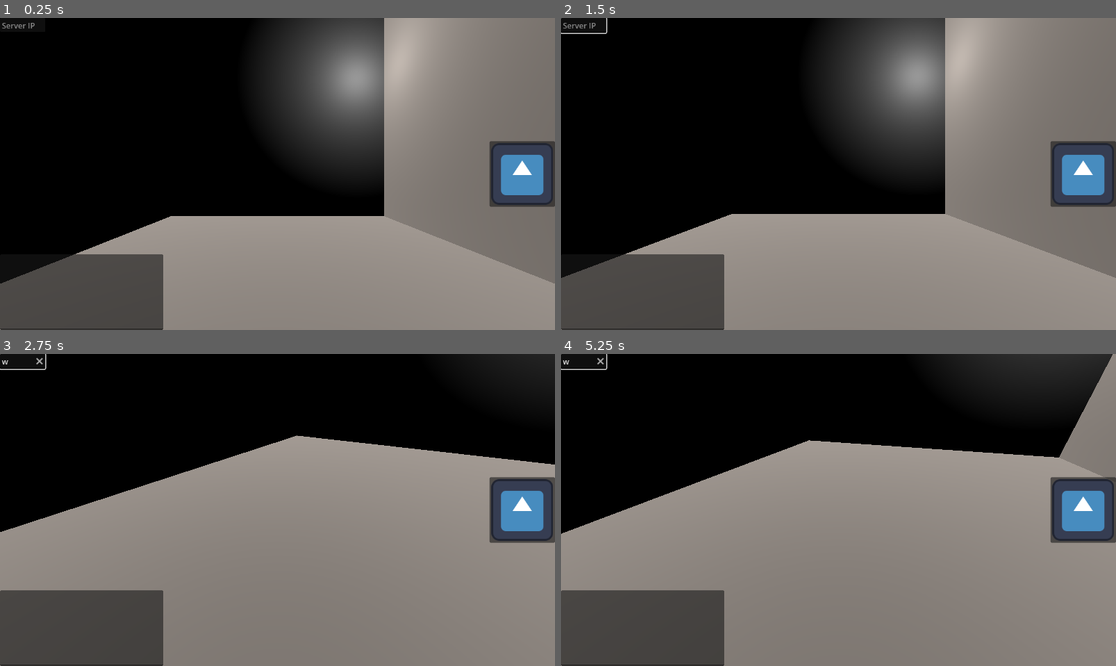
Above: before the commit, frames 1-4 (two rows, left to right).
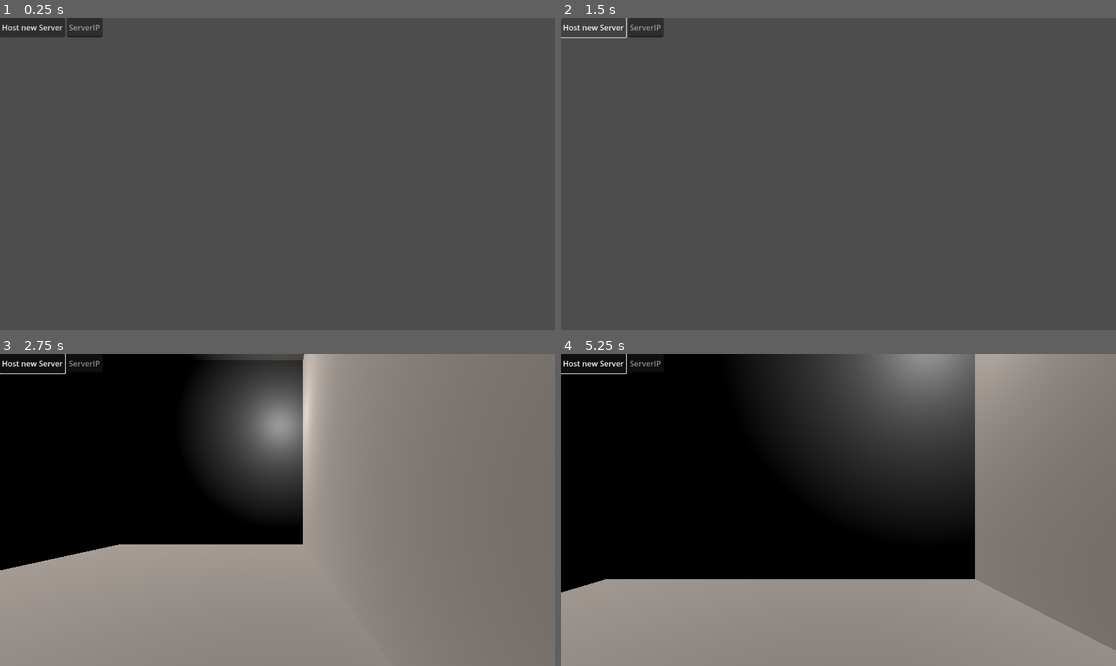
Above: after the commit, the same moments.

Repository: rshchekotov/MazeShiftMayhem
Game: Godot game, scene res://Scenes/main.tscn
Same seed, same stepped clock (60 frames per second), same inputs: the game is played once before the commit and once after it. The engine's default icon, where the game draws it, is replaced by a stand-in: a white triangle on a blue panel in a dark square.
Inputs (mouse positions are in pixels of both pictures, inside the frame that each line leads up to):
- Up to frame 1 (0.25 s): no input
- Up to frame 2 (1.5 s): click (1082, 174) at 0.52 s; click (594, 27) at 1.25 s, where only the run after the commit has a clickable "Host new Server"
- Up to frame 3 (2.75 s): move the mouse to (305, 510) at 2.02 s; hold W (player_forward, bound only after the commit) from 2.03 s (still down); tap Home (ui_home) at 2.1 s
- Up to frame 4 (5.25 s): keep holding W (player_forward, bound only after the commit); move the mouse to (810, 510) at 2.77 s; tap Home (ui_home) every 0.75 s from 2.85 to 5.1 s; move the mouse to (849, 503) at 3.52 s; move the mouse to (832, 516) at 4.27 s; move the mouse to (877, 513) at 5.02 s

The runs differ from the first frame. In frame 1, 88% of the frame differs, in the area x 0-100%, y 0-100%; in frame 2, 88%; in frame 3, 48%; in frame 4, 57%.

Commit message:
add multiplayer syncronisation for players controlling different bodies
-add new ui befor connecting to the server
-add new scene "multiplayer_core" that synchronises players and scenes between different clients
-change player input binding to use "wasd"

Diff:
--- /dev/null
+++ b/Scenes/Level.gd
@@ -0,0 +1,45 @@
+# level.gd
+extends Node3D
+
+const SPAWN_RANDOM := 5.0
+
+func _ready():
+	# We only need to spawn players on the server.
+	if not multiplayer.is_server():
+		return
+
+	multiplayer.peer_connected.connect(add_player)
+	multiplayer.peer_disconnected.connect(del_player)
+
+	# Spawn already connected players.
+	for id in multiplayer.get_peers():
+		add_player(id)
+
+	# Spawn the local player unless this is a dedicated server export.
+	if not OS.has_feature("dedicated_server"):
+		add_player(1)
+
+
+func _exit_tree():
+	if not multiplayer.is_server():
+		return
+	multiplayer.peer_connected.disconnect(add_player)
+	multiplayer.peer_disconnected.disconnect(del_player)
+
+
+func add_player(id: int):
+	var character = preload("res://Scenes/multi_player.tscn").instantiate()
+	# Set player id.
+	print(id)
+	character.player = id
+	# Randomize character position.
+	var pos := Vector2.from_angle(randf() * 2 * PI)
+	character.position = Vector3(pos.x * SPAWN_RANDOM * randf(), 0, pos.y * SPAWN_RANDOM * randf())
+	character.name = str(id)
+	$Players.add_child(character, true)
+
+
+func del_player(id: int):
+	if not $Players.has_node(str(id)):
+		return
+	$Players.get_node(str(id)).queue_free()
--- a/Scenes/main.tscn
+++ b/Scenes/main.tscn
@@ -1,14 +1,7 @@
-[gd_scene load_steps=4 format=3 uid="uid://dueu2e6asiwww"]
+[gd_scene load_steps=2 format=3 uid="uid://dueu2e6asiwww"]
 
-[ext_resource type="PackedScene" uid="uid://c4qvums6vbo0l" path="res://Scenes/server_ui.tscn" id="1_b8lj2"]
-[ext_resource type="PackedScene" uid="uid://d3u72xr35r4eu" path="res://Scenes/map.tscn" id="2_4hheg"]
-[ext_resource type="PackedScene" uid="uid://bp1idjs03xumg" path="res://Scenes/player.tscn" id="3_0l61i"]
+[ext_resource type="PackedScene" uid="uid://dcqh4twoh35ac" path="res://Scenes/multiplayer_core.tscn" id="1_3n2df"]
 
 [node name="Main" type="Node"]
 
-[node name="Server_UI" parent="." instance=ExtResource("1_b8lj2")]
-
-[node name="Map" parent="." instance=ExtResource("2_4hheg")]
-
-[node name="Player" parent="." instance=ExtResource("3_0l61i")]
-transform = Transform3D(1, 0, -1.74846e-07, 0, 1, 0, 1.74846e-07, 0, 1, 2.63723, 0.409313, 0)
+[node name="MultiplayerCore" parent="." instance=ExtResource("1_3n2df")]
--- a/Scenes/map.tscn
+++ b/Scenes/map.tscn
@@ -1,4 +1,6 @@
-[gd_scene load_steps=10 format=3 uid="uid://d3u72xr35r4eu"]
+[gd_scene load_steps=11 format=3 uid="uid://d3u72xr35r4eu"]
+
+[ext_resource type="Script" path="res://Scenes/Level.gd" id="1_p1r78"]
 
 [sub_resource type="ORMMaterial3D" id="ORMMaterial3D_d4cgq"]
 albedo_color = Color(0.945098, 0.898039, 0.858824, 1)
@@ -29,6 +31,7 @@
 data = PackedVector3Array(4, 0, 4, -4, 0, 4, 4, 0, -4, -4, 0, 4, -4, 0, -4, 4, 0, -4)
 
 [node name="Map" type="Node3D"]
+script = ExtResource("1_p1r78")
 
 [node name="DirectionalLight3D" type="DirectionalLight3D" parent="."]
 transform = Transform3D(1, 0, 0, 0, 0.53131, 0.847178, 0, -0.847178, 0.53131, 0, 4.21622, 1.71596)
@@ -93,3 +96,10 @@
 
 [node name="OmniLight3D" type="OmniLight3D" parent="."]
 transform = Transform3D(1, 0, 0, 0, 1, 0, 0, 0, 1, -4, 5.22147, -3)
+
+[node name="Players" type="Node3D" parent="."]
+
+[node name="MultiplayerSpawner2" type="MultiplayerSpawner" parent="."]
+_spawnable_scenes = PackedStringArray("res://Scenes/multi_player.tscn")
+spawn_path = NodePath("../Players")
+spawn_limit = 4
--- /dev/null
+++ b/Scenes/multi_player.tscn
@@ -0,0 +1,49 @@
+[gd_scene load_steps=7 format=3 uid="uid://dk3dtwboaj7j8"]
+
+[ext_resource type="Script" path="res://Scripts/multi_player_movement.gd" id="1_3yipb"]
+[ext_resource type="Script" path="res://Scripts/InputSynchronizer.gd" id="2_q3is5"]
+
+[sub_resource type="SceneReplicationConfig" id="SceneReplicationConfig_k8qj5"]
+properties/0/path = NodePath("CharacterBody3D:position")
+properties/0/spawn = true
+properties/0/replication_mode = 1
+properties/1/path = NodePath("CharacterBody3D:rotation")
+properties/1/spawn = true
+properties/1/replication_mode = 1
+properties/2/path = NodePath("CharacterBody3D:velocity")
+properties/2/spawn = true
+properties/2/replication_mode = 1
+
+[sub_resource type="SceneReplicationConfig" id="SceneReplicationConfig_vog36"]
+properties/0/path = NodePath("InputSynchronizer:direction")
+properties/0/spawn = true
+properties/0/replication_mode = 1
+
+[sub_resource type="CapsuleMesh" id="CapsuleMesh_hd1be"]
+
+[sub_resource type="CapsuleShape3D" id="CapsuleShape3D_71elm"]
+
+[node name="MultiPlayer" type="CharacterBody3D"]
+script = ExtResource("1_3yipb")
+
+[node name="MultiplayerSynchronizer" type="MultiplayerSynchronizer" parent="."]
+root_path = NodePath("../..")
+replication_config = SubResource("SceneReplicationConfig_k8qj5")
+
+[node name="InputSynchronizer" type="MultiplayerSynchronizer" parent="."]
+root_path = NodePath("../..")
+replication_config = SubResource("SceneReplicationConfig_vog36")
+script = ExtResource("2_q3is5")
+
+[node name="MeshInstance3D" type="MeshInstance3D" parent="."]
+transform = Transform3D(1, 0, 0, 0, 1, 0, 0, 0, 1, 0, 1, 0)
+mesh = SubResource("CapsuleMesh_hd1be")
+
+[node name="CollisionShape3D" type="CollisionShape3D" parent="."]
+transform = Transform3D(1, 0, 0, 0, 1, 0, 0, 0, 1, 0, 1, 0)
+shape = SubResource("CapsuleShape3D_71elm")
+
+[node name="Neck" type="Node3D" parent="."]
+transform = Transform3D(-4.37114e-08, 0, 1, 0, 1, 0, -1, 0, -4.37114e-08, 0, 1.5, 0)
+
+[node name="Camera3D" type="Camera3D" parent="Neck"]
--- /dev/null
+++ b/Scenes/multiplayer_core.tscn
@@ -0,0 +1,41 @@
+[gd_scene load_steps=2 format=3 uid="uid://dcqh4twoh35ac"]
+
+[ext_resource type="Script" path="res://Scripts/multiplayer_core.gd" id="1_3vd5i"]
+
+[node name="MultiplayerCore" type="Node"]
+process_mode = 3
+script = ExtResource("1_3vd5i")
+
+[node name="Level" type="Node" parent="."]
+process_mode = 1
+
+[node name="MultiplayerSpawner" type="MultiplayerSpawner" parent="."]
+process_mode = 1
+_spawnable_scenes = PackedStringArray("res://Scenes/map.tscn")
+spawn_path = NodePath("../Level")
+spawn_limit = 1
+
+[node name="UI" type="Control" parent="."]
+process_mode = 3
+layout_mode = 3
+anchors_preset = 0
+offset_right = 40.0
+offset_bottom = 40.0
+mouse_filter = 2
+
+[node name="HBoxContainer" type="HBoxContainer" parent="UI"]
+layout_mode = 0
+offset_right = 40.0
+offset_bottom = 40.0
+
+[node name="Host" type="Button" parent="UI/HBoxContainer"]
+layout_mode = 2
+text = "Host new Server"
+
+[node name="ServerIP" type="LineEdit" parent="UI/HBoxContainer"]
+layout_mode = 2
+placeholder_text = "ServerIP"
+expand_to_text_length = true
+
+[connection signal="pressed" from="UI/HBoxContainer/Host" to="." method="_on_host_pressed"]
+[connection signal="text_submitted" from="UI/HBoxContainer/ServerIP" to="." method="_on_server_ip_text_submitted"]
--- /dev/null
+++ b/Scenes/multiplayer_setup_ui.tscn
@@ -0,0 +1,29 @@
+[gd_scene format=3 uid="uid://cuts81v7pmp1w"]
+
+[node name="MultiplayerSetupUI" type="Control"]
+layout_mode = 3
+anchors_preset = 15
+anchor_right = 1.0
+anchor_bottom = 1.0
+grow_horizontal = 2
+grow_vertical = 2
+
+[node name="HBoxContainer" type="HBoxContainer" parent="."]
+layout_mode = 0
+offset_right = 181.0
+offset_bottom = 40.0
+
+[node name="Button" type="Button" parent="HBoxContainer"]
+layout_mode = 2
+mouse_filter = 1
+action_mode = 0
+text = "Host new Server"
+
+[node name="LineEdit" type="LineEdit" parent="HBoxContainer"]
+layout_mode = 2
+mouse_filter = 1
+placeholder_text = "Connect to server IP"
+max_length = 100
+expand_to_text_length = true
+virtual_keyboard_enabled = false
+clear_button_enabled = true
--- /dev/null
+++ b/Scripts/InputSynchronizer.gd
@@ -0,0 +1,23 @@
+extends MultiplayerSynchronizer
+
+@export var jumping := false
+
+# Synchronized property.
+@export var direction := Vector2()
+
+func _ready():
+	# Only process for the local player.
+	set_process(get_multiplayer_authority() == multiplayer.get_unique_id())
+
+
+@rpc("call_local")
+func jump():
+	jumping = true
+
+
+func _process(delta):
+	# Get the input direction and handle the movement/deceleration.
+	# As good practice, you should replace UI actions with custom gameplay actions.
+	direction = Input.get_vector("player_left", "player_right", "player_forward", "player_backward")
+	if Input.is_action_just_pressed("player_jump"):
+		jump.rpc()
--- /dev/null
+++ b/Scripts/multi_player_movement.gd
@@ -0,0 +1,63 @@
+extends CharacterBody3D
+
+
+const SPEED = 5.0
+const JUMP_VELOCITY = 4.5
+
+# Get the gravity from the project settings to be synced with RigidBody nodes.
+var gravity = ProjectSettings.get_setting("physics/3d/default_gravity")
+
+@export var player := 1 :
+	set(id):
+		player = id
+		print("id = " + str(id))
+		$InputSynchronizer.set_multiplayer_authority(id)
+
+# Player synchronized input.
+@onready var input = $InputSynchronizer
+@onready var neck = $Neck
+@onready var camera = $Neck/Camera3D
+
+func _ready():
+	if player == multiplayer.get_unique_id():
+		$Neck/Camera3D.current = true
+
+func _unhandled_input(event):
+	if player != multiplayer.get_unique_id():
+		return
+
+	if event is InputEventMouseButton:
+		Input.mouse_mode = Input.MOUSE_MODE_CAPTURED
+	elif event.is_action_pressed("ui_cancel"):
+		Input.mouse_mode = Input.MOUSE_MODE_VISIBLE
+
+	if Input.mouse_mode == Input.MOUSE_MODE_CAPTURED:
+		if event is InputEventMouseMotion:
+			neck.rotate_y(-event.relative.x * 0.01)
+			camera.rotate_x(-event.relative.y * 0.01)
+			camera.rotation.x = clamp(camera.rotation.x, deg_to_rad(-30), deg_to_rad(60))
+
+
+func _physics_process(delta):
+	# Add the gravity.
+	if not is_on_floor():
+		velocity.y -= gravity * delta
+
+	# Handle jump.
+	if input.jumping and is_on_floor():
+		velocity.y = JUMP_VELOCITY
+
+	# Reset jump state.
+	input.jumping = false
+
+	# Get the input direction and handle the movement/deceleration.
+	# As good practice, you should replace UI actions with custom gameplay actions.
+	var direction = (neck.transform.basis * Vector3(input.direction.x, 0, input.direction.y)).normalized()
+	if direction:
+		velocity.x = direction.x * SPEED
+		velocity.z = direction.z * SPEED
+	else:
+		velocity.x = move_toward(velocity.x, 0, SPEED)
+		velocity.z = move_toward(velocity.z, 0, SPEED)
+
+	move_and_slide()
--- /dev/null
+++ b/Scripts/multiplayer_core.gd
@@ -0,0 +1,61 @@
+# multiplayer.gd
+extends Node
+
+const PORT = 7000
+
+func _ready():
+	get_tree().paused = true
+	multiplayer.server_relay = false
+
+	if DisplayServer.get_name() == "headless":
+		_on_host_pressed.call_deferred()
+
+
+func _on_host_pressed():
+	var peer = ENetMultiplayerPeer.new()
+	peer.create_server(PORT)
+	if peer.get_connection_status() == MultiplayerPeer.CONNECTION_DISCONNECTED:
+		print("fail")
+		return
+	multiplayer.multiplayer_peer = peer
+	start_game()
+
+
+func _on_server_ip_text_submitted(txt):
+	if txt == "":
+		print("Need a remote to connect to.")
+		return
+	var peer = ENetMultiplayerPeer.new()
+	peer.create_client(txt, PORT)
+	if peer.get_connection_status() == MultiplayerPeer.CONNECTION_DISCONNECTED:
+		print("Failed to start multiplayer client.")
+		return
+	multiplayer.multiplayer_peer = peer
+	start_game()
+
+func start_game():
+	# Hide the UI and unpause to start the game.
+	$UI.hide()
+	get_tree().paused = false
+	if multiplayer.is_server():
+		change_level.call_deferred(load("res://Scenes/map.tscn"))
+
+
+# Call this function deferred and only on the main authority (server).
+func change_level(scene: PackedScene):
+	# Remove old level if any.
+	var level = $Level
+	for c in level.get_children():
+		level.remove_child(c)
+		c.queue_free()
+	# Add new level.
+	level.add_child(scene.instantiate())
+
+
+# The server can restart the level by pressing Home.
+func _input(event):
+	if not multiplayer.is_server():
+		return
+	if event.is_action("ui_home") and Input.is_action_just_pressed("ui_home"):
+		print("hi hi")
+		change_level.call_deferred(load("res://Scenes/map.tscn"))
--- a/project.godot
+++ b/project.godot
@@ -12,13 +12,39 @@
 
 config/name="Test project"
 run/main_scene="res://Scenes/main.tscn"
-config/features=PackedStringArray("4.1", "Forward Plus")
+config/features=PackedStringArray("4.2", "Forward Plus")
 config/icon="res://icon.svg"
 
 [input]
 
-ui_jump={
+ui_home={
 "deadzone": 0.5,
-"events": [Object(InputEventKey,"resource_local_to_scene":false,"resource_name":"","device":0,"window_id":0,"alt_pressed":false,"shift_pressed":false,"ctrl_pressed":false,"meta_pressed":false,"pressed":false,"keycode":0,"physical_keycode":32,"key_label":0,"unicode":0,"echo":false,"script":null)
+"events": [Object(InputEventKey,"resource_local_to_scene":false,"resource_name":"","device":0,"window_id":0,"alt_pressed":false,"shift_pressed":false,"ctrl_pressed":false,"meta_pressed":false,"pressed":false,"keycode":4194317,"physical_keycode":0,"key_label":0,"unicode":0,"echo":false,"script":null)
+, Object(InputEventKey,"resource_local_to_scene":false,"resource_name":"","device":0,"window_id":0,"alt_pressed":false,"shift_pressed":false,"ctrl_pressed":false,"meta_pressed":false,"pressed":false,"keycode":0,"physical_keycode":4194327,"key_label":0,"unicode":0,"echo":false,"script":null)
 ]
 }
+player_forward={
+"deadzone": 0.5,
+"events": [Object(InputEventKey,"resource_local_to_scene":false,"resource_name":"","device":-1,"window_id":0,"alt_pressed":false,"shift_pressed":false,"ctrl_pressed":false,"meta_pressed":false,"pressed":false,"keycode":0,"physical_keycode":87,"key_label":0,"unicode":119,"echo":false,"script":null)
+]
+}
+player_backward={
+"deadzone": 0.5,
+"events": [Object(InputEventKey,"resource_local_to_scene":false,"resource_name":"","device":-1,"window_id":0,"alt_pressed":false,"shift_pressed":false,"ctrl_pressed":false,"meta_pressed":false,"pressed":false,"keycode":0,"physical_keycode":83,"key_label":0,"unicode":115,"echo":false,"script":null)
+]
+}
+player_left={
+"deadzone": 0.5,
+"events": [Object(InputEventKey,"resource_local_to_scene":false,"resource_name":"","device":-1,"window_id":0,"alt_pressed":false,"shift_pressed":false,"ctrl_pressed":false,"meta_pressed":false,"pressed":false,"keycode":0,"physical_keycode":65,"key_label":0,"unicode":97,"echo":false,"script":null)
+]
+}
+player_right={
+"deadzone": 0.5,
+"events": [Object(InputEventKey,"resource_local_to_scene":false,"resource_name":"","device":-1,"window_id":0,"alt_pressed":false,"shift_pressed":false,"ctrl_pressed":false,"meta_pressed":false,"pressed":false,"keycode":0,"physical_keycode":68,"key_label":0,"unicode":100,"echo":false,"script":null)
+]
+}
+player_jump={
+"deadzone": 0.5,
+"events": [Object(InputEventKey,"resource_local_to_scene":false,"resource_name":"","device":-1,"window_id":0,"alt_pressed":false,"shift_pressed":false,"ctrl_pressed":false,"meta_pressed":false,"pressed":false,"keycode":0,"physical_keycode":32,"key_label":0,"unicode":32,"echo":false,"script":null)
+]
+}
